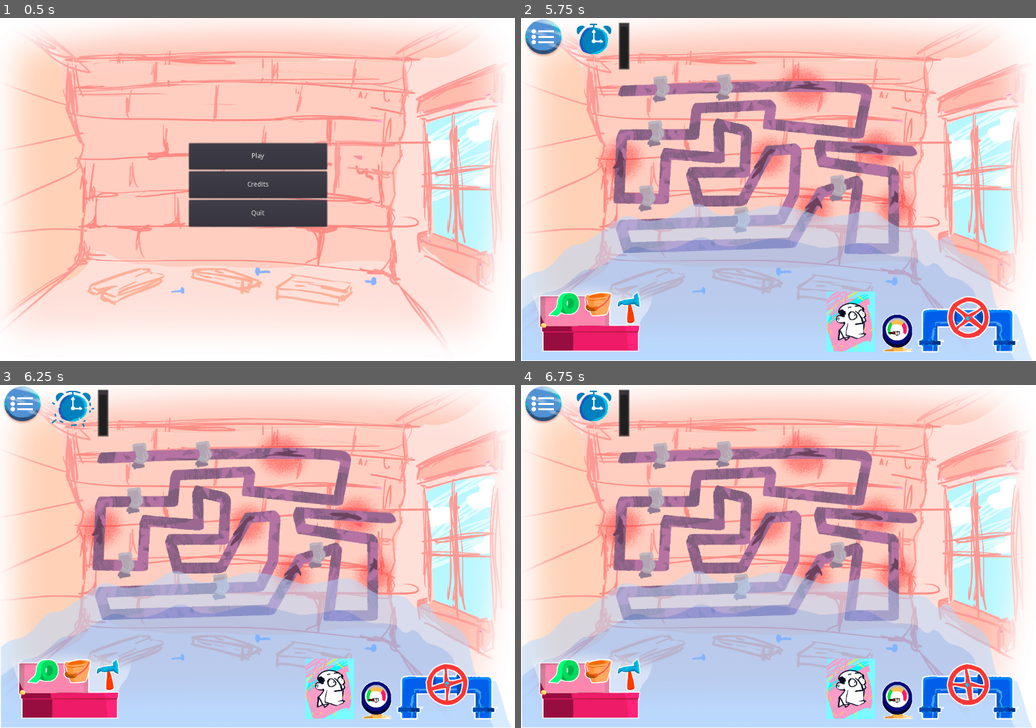
Above: before the commit, frames 1-4 (two rows, left to right).
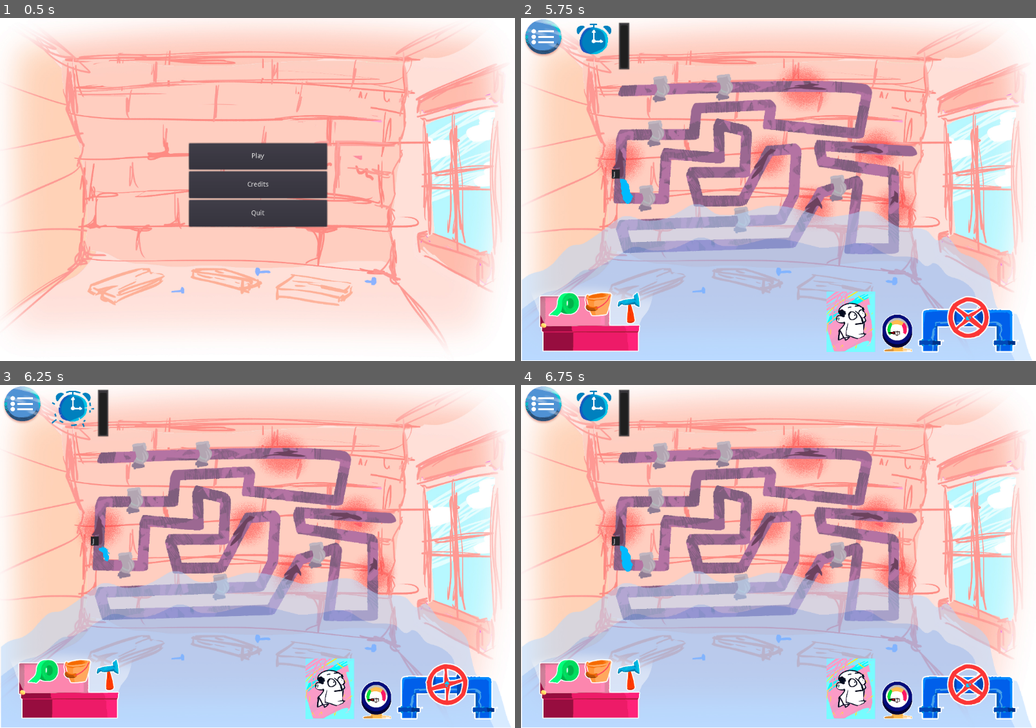
Above: after the commit, the same moments.

Repository: batomow/COMPILER
Game: Godot game, scene res://Main Scenes/MainMenu/MainMenu.tscn
Same seed, same stepped clock (60 frames per second), same inputs: the game is played once before the commit and once after it.
Inputs (mouse positions are in pixels of both pictures, inside the frame that each line leads up to):
- Up to frame 1 (0.5 s): no input
- Up to frame 2 (5.75 s): click "Play" at 0.5 s; click (541, 38) at 1.25 s; click (783, 165) at 2 s; click (541, 38) at 2.75 s; click (783, 165) at 3.5 s; click (541, 38) at 4.25 s; click (783, 165) at 5 s
- Up to frame 3 (6.25 s): tap Enter at 5.75 s; drag from (448, 683) to (309, 481) at 5.77 s
- Up to frame 4 (6.75 s): drag from (675, 573) to (752, 625) at 6.52 s

Frame 1 is identical in both runs. In frame 2, 0.2% of the frame differs, in the area x 17-73%, y 2-93%; in frame 3, 0.1%; in frame 4, 0.6%, in the area x 17-92%, y 2-94%.

Commit message:
Can now fix leaks with hammer

Diff:
--- a/Main Scenes/Game/Fuga.tscn
+++ b/Main Scenes/Game/Fuga.tscn
@@ -32,7 +32,10 @@
 "speed": 12.0
 } ]
 
-[node name="Node2D" type="Node2D"]
+[sub_resource type="CircleShape2D" id=3]
+radius = 15.372
+
+[node name="Node2D" type="Area2D"]
 script = ExtResource( 1 )
 
 [node name="Animations" type="Node2D" parent="."]
@@ -40,16 +43,15 @@
 [node name="Animation1" type="AnimatedSprite" parent="Animations"]
 visible = false
 scale = Vector2( 0.16, 0.16 )
-frames = SubResource( 2 )
+frames = SubResource( 1 )
 animation = "agua"
-frame = 5
+frame = 9
 playing = true
 centered = false
 
 [node name="Animation2" type="AnimatedSprite" parent="Animations"]
 scale = Vector2( 0.2, 0.21 )
-frames = SubResource( 3 )
-frame = 2
+frames = SubResource( 2 )
 playing = true
 centered = false
 
@@ -69,3 +71,6 @@
 margin_right = 4.5
 margin_bottom = 7.0
 text = "A"
+
+[node name="CollisionShape2D" type="CollisionShape2D" parent="."]
+shape = SubResource( 3 )
--- a/Main Scenes/Game/Game.tscn
+++ b/Main Scenes/Game/Game.tscn
@@ -1,97 +1,18 @@
 [gd_scene load_steps=11 format=2]
 
-[ext_resource path="res://Art/BG.jpg" type="Texture" id=1]
-[ext_resource path="res://Art/tuberia.png" type="Texture" id=2]
-[ext_resource path="res://Art/piso_agua.png" type="Texture" id=3]
-[ext_resource path="res://Main Scenes/Game/InGameMenu.tscn" type="PackedScene" id=4]
-[ext_resource path="res://Main Scenes/Game/RiskMeter.tscn" type="PackedScene" id=5]
-[ext_resource path="res://Main Scenes/Game/Valvula.tscn" type="PackedScene" id=6]
-[ext_resource path="res://Main Scenes/Game/Toolbox.tscn" type="PackedScene" id=7]
-[ext_resource path="res://Main Scenes/Game/CharacterFace.tscn" type="PackedScene" id=8]
-[ext_resource path="res://Main Scenes/Game/Reloj.tscn" type="PackedScene" id=9]
-
-[sub_resource type="GDScript" id=1]
-script/source = "extends Node2D
-
-onready var early_timer = $EarlyGame
-onready var mid_timer = $MidGame
-onready var late_timer = $LateGame
-onready var leak_timer = $Leak
-
-onready var base_fuga = preload(\"res://Main Scenes/Game/Fuga.tscn\")
-
-onready var points = ($Pipe/Line).points
-onready var points_size:int = points.size()
-onready var fuga_container = $FugaContainer
-
-var alphabet:Dictionary = {
-	65:\"A\", 66:\"B\", 67:\"C\", 68:\"D\", 69:\"E\", 70:\"F\",
-	71:\"G\", 72:\"H\", 73:\"I\", 74:\"J\", 75:\"K\", 76:\"L\",
-	77:\"M\", 78:\"N\", 79:\"O\", 80:\"P\", 81:\"Q\", 82:\"R\",
-	83:\"S\", 84:\"T\", 85:\"U\", 86:\"V\", 87:\"W\", 88:\"X\",
-	89:\"Y\", 90:\"Z\"
-}
-
-onready var letter_stack:Array = range(65,91)
-onready var position_stack:Array = range(0, points_size)
-
-var fugas_counter:int = 0
-var keys_to_press:Dictionary = {}
-
-var input_queue:Array = []
-
-func _unhandled_key_input(event:InputEventKey): #filter key presses
-	if (event.scancode in keys_to_press.keys()):
-		if (!event.echo):
-			input_queue.push_back(event)
-#			print(alphabet[event.scancode])
-
-# warning-ignore:unused_argument
-func _process(delta):
-	if GM.current_state == GM.game_states.PAUSED:
-		return
-	if !input_queue.empty(): #process key press or release
-		var event:InputEventKey = input_queue.front()
-		if (event.pressed):
-			keys_to_press[event.scancode].state = ((keys_to_press[event.scancode].state + 1) % 2)
-		input_queue.pop_front()
-
-func _ready():
-	randomize()
-	letter_stack.shuffle()
-	position_stack.shuffle()
-	early_timer.start()
-	leak_timer.wait_time = ( 5 - GM.DIFFICULTY/3) #DIFICULTY (0, 1, 2) EASY, NORMAL, HARD
-
-func _on_EarlyGame_timeout():
-	mid_timer.start()
-	_on_Leak_timeout()
-	leak_timer.start()
-
-func _on_MidGame_timeout():
-	late_timer.start()
-
-func _on_LateGame_timeout():
-	pass # Replace with function body.
-
-func _on_Leak_timeout():
-	if GM.current_state == GM.game_states.PAUSED:
-		return
-	if letter_stack.empty() or position_stack.empty():
-		return
-	var new_fuga = base_fuga.instance()
-	fuga_container.add_child(new_fuga)
-	new_fuga.position = points[position_stack.front()]
-	position_stack.pop_front()
-	new_fuga.letter = alphabet[letter_stack.front()]
-	keys_to_press[letter_stack.front()] = new_fuga
-	letter_stack.pop_front()
-	new_fuga.state = GM.EFUGA.SPAWN
-	new_fuga.name = new_fuga.letter
-	fugas_counter += 1"
+[ext_resource path="res://Scripts/Game.tres.gd" type="Script" id=1]
+[ext_resource path="res://Art/BG.jpg" type="Texture" id=2]
+[ext_resource path="res://Art/tuberia.png" type="Texture" id=3]
+[ext_resource path="res://Art/piso_agua.png" type="Texture" id=4]
+[ext_resource path="res://Main Scenes/Game/InGameMenu.tscn" type="PackedScene" id=5]
+[ext_resource path="res://Main Scenes/Game/RiskMeter.tscn" type="PackedScene" id=6]
+[ext_resource path="res://Main Scenes/Game/Valvula.tscn" type="PackedScene" id=7]
+[ext_resource path="res://Main Scenes/Game/Toolbox.tscn" type="PackedScene" id=8]
+[ext_resource path="res://Main Scenes/Game/CharacterFace.tscn" type="PackedScene" id=9]
+[ext_resource path="res://Main Scenes/Game/Reloj.tscn" type="PackedScene" id=10]
 
 [node name="Game" type="Node2D"]
-script = SubResource( 1 )
+script = ExtResource( 1 )
 
 [node name="Pipe" type="Node2D" parent="."]
 editor/display_folded = true
@@ -144,33 +65,33 @@
 
 [node name="Leak" type="Timer" parent="."]
 
-[node name="FugaContainer" type="Node2D" parent="."]
+[node name="InGameMenu" parent="." instance=ExtResource( 5 )]
 
-[node name="InGameMenu" parent="." instance=ExtResource( 4 )]
-
-[node name="RiskMeter" parent="." instance=ExtResource( 5 )]
+[node name="RiskMeter" parent="." instance=ExtResource( 6 )]
 margin_left = 755.06
 margin_top = 621.236
 margin_right = 755.06
 margin_bottom = 621.236
 rect_scale = Vector2( 0.25, 0.25 )
 
-[node name="Valvula" parent="." instance=ExtResource( 6 )]
+[node name="Valvula" parent="." instance=ExtResource( 7 )]
 position = Vector2( 937.08, 628.769 )
 
-[node name="Toolbox" parent="." instance=ExtResource( 7 )]
+[node name="Toolbox" parent="." instance=ExtResource( 8 )]
 
-[node name="CharacterFace" parent="." instance=ExtResource( 8 )]
+[node name="CharacterFace" parent="." instance=ExtResource( 9 )]
 margin_left = 640.0
 margin_top = 574.284
 margin_right = 640.0
 margin_bottom = 574.284
 
-[node name="Reloj" parent="." instance=ExtResource( 9 )]
+[node name="Reloj" parent="." instance=ExtResource( 10 )]
 margin_left = 104.132
 margin_top = -1.29236
 margin_right = 104.132
 margin_bottom = -1.29236
+
+[node name="FugaContainer" type="Node2D" parent="."]
 [connection signal="timeout" from="EarlyGame" to="." method="_on_EarlyGame_timeout"]
 [connection signal="timeout" from="MidGame" to="." method="_on_MidGame_timeout"]
 [connection signal="timeout" from="LateGame" to="." method="_on_LateGame_timeout"]
--- a/Main Scenes/Game/Toolbox.tscn
+++ b/Main Scenes/Game/Toolbox.tscn
@@ -10,6 +10,15 @@
 [ext_resource path="res://Animations/tape_runout.tres" type="Animation" id=8]
 [ext_resource path="res://Animations/cubeta_normal.tres" type="Animation" id=9]
 [ext_resource path="res://Animations/martillo_normal.tres" type="Animation" id=10]
+
+[sub_resource type="CircleShape2D" id=1]
+radius = 56.3999
+
+[sub_resource type="CircleShape2D" id=2]
+radius = 61.4064
+
+[sub_resource type="CircleShape2D" id=3]
+radius = 63.5305
 
 [node name="Toolbox" type="Control"]
 anchor_right = 1.0
@@ -37,7 +46,7 @@
 
 [node name="Tape" type="TextureRect" parent="HBoxContainer"]
 margin_right = 169.0
-margin_bottom = 260.0
+margin_bottom = 195.0
 texture = ExtResource( 2 )
 stretch_mode = 3
 
@@ -45,25 +54,43 @@
 anims/tape_normal = ExtResource( 7 )
 anims/tape_runout = ExtResource( 8 )
 
+[node name="Area2D" type="Area2D" parent="HBoxContainer/Tape"]
+position = Vector2( 147.242, 92.9899 )
+
+[node name="CollisionShape2D" type="CollisionShape2D" parent="HBoxContainer/Tape/Area2D"]
+shape = SubResource( 1 )
+
 [node name="Cubeta" type="TextureRect" parent="HBoxContainer"]
 margin_left = 189.0
 margin_right = 339.0
-margin_bottom = 260.0
+margin_bottom = 195.0
 texture = ExtResource( 4 )
 stretch_mode = 3
 
 [node name="CubetaAnim" type="AnimationPlayer" parent="HBoxContainer/Cubeta"]
 anims/cubeta_normal = ExtResource( 9 )
 
+[node name="AreaD2" type="Area2D" parent="HBoxContainer/Cubeta"]
+position = Vector2( 120.952, 121.271 )
+
+[node name="CollisionShape2D" type="CollisionShape2D" parent="HBoxContainer/Cubeta/AreaD2"]
+shape = SubResource( 2 )
+
 [node name="Martillo" type="TextureRect" parent="HBoxContainer"]
 margin_left = 359.0
 margin_right = 487.0
-margin_bottom = 260.0
+margin_bottom = 195.0
 texture = ExtResource( 5 )
 stretch_mode = 3
 
 [node name="MartilloAnim" type="AnimationPlayer" parent="HBoxContainer/Martillo"]
 anims/martillo_normal = ExtResource( 10 )
+
+[node name="Area2D" type="Area2D" parent="HBoxContainer/Martillo"]
+position = Vector2( 171.795, 109.438 )
+
+[node name="CollisionShape2D" type="CollisionShape2D" parent="HBoxContainer/Martillo/Area2D"]
+shape = SubResource( 3 )
 
 [node name="MouseHolder" type="Control" parent="."]
 margin_right = 40.0
@@ -71,3 +98,6 @@
 [connection signal="gui_input" from="HBoxContainer/Tape" to="." method="_on_Tape_gui_input"]
 [connection signal="gui_input" from="HBoxContainer/Cubeta" to="." method="_on_Cubeta_gui_input"]
 [connection signal="gui_input" from="HBoxContainer/Martillo" to="." method="_on_Martillo_gui_input"]
+[connection signal="animation_finished" from="HBoxContainer/Martillo/MartilloAnim" to="." method="_on_MartilloAnim_animation_finished"]
+[connection signal="area_entered" from="HBoxContainer/Martillo/Area2D" to="." method="_on_Area2D_area_entered"]
+[connection signal="area_exited" from="HBoxContainer/Martillo/Area2D" to="." method="_on_Area2D_area_exited"]
--- a/Main Scenes/Global/GameManager.tscn
+++ b/Main Scenes/Global/GameManager.tscn
@@ -25,6 +25,7 @@
 
 var reloj:Reloj
 var toolbox:ToolBox
+var game_root:Game_Root
 
 func _process(delta):
 	flood_level = clamp(flood_level + (big_leaks * BIG_LEAK + small_leaks * SMALL_LEAK - emptying_velocity * EMPTYING_AMOUNT) * delta, 0, INF)
@@ -38,8 +39,9 @@
 # warning-ignore:narrowing_conversion
 	small_leaks = clamp(small_leaks - 1, 0, INF)
 
-func delete_leak():
+func delete_leak(leak):
 	big_leaks -= 1
+	game_root.delete_fuga(leak)
 
 func _state_check(value):
 	current_state = value
@@ -52,4 +54,4 @@
 
 [node name="GameManager" type="Node"]
 script = SubResource( 1 )
-DIFFICULTY = 3
+DIFFICULTY = 9
--- a/Scripts/Fuga.tres.gd
+++ b/Scripts/Fuga.tres.gd
@@ -7,6 +7,9 @@
 
 var letter:String setget _set_letter
 var state:int setget _set_anim
+
+var ascii_letter:int
+var pos_index:int
 
 func _ready():
 	anim = get_node("Animations").get_children()
@@ -27,4 +30,5 @@
 		anim[1].visible = true
 		GM.change_to_small_leak()
 	elif value == GM.EFUGA.PATCH:
-		GM.delete_leaK()
+		#play some animation
+		GM.delete_leak(self)
--- /dev/null
+++ b/Scripts/Game.tres.gd
@@ -0,0 +1,88 @@
+extends Node2D
+
+class_name Game_Root
+
+onready var early_timer = $EarlyGame
+onready var mid_timer = $MidGame
+onready var late_timer = $LateGame
+onready var leak_timer = $Leak
+
+onready var base_fuga = preload("res://Main Scenes/Game/Fuga.tscn")
+
+onready var points = ($Pipe/Line).points
+onready var points_size:int = points.size()
+onready var fuga_container = $FugaContainer
+
+var alphabet:Dictionary = {
+	65:"A", 66:"B", 67:"C", 68:"D", 69:"E", 70:"F",
+	71:"G", 72:"H", 73:"I", 74:"J", 75:"K", 76:"L",
+	77:"M", 78:"N", 79:"O", 80:"P", 81:"Q", 82:"R",
+	83:"S", 84:"T", 85:"U", 86:"V", 87:"W", 88:"X",
+	89:"Y", 90:"Z"
+}
+
+onready var letter_stack:Array = range(65,91)
+onready var position_stack:Array = range(0, points_size)
+
+var fugas_counter:int = 0
+var keys_to_press:Dictionary = {}
+
+var input_queue:Array = []
+
+func _unhandled_key_input(event:InputEventKey): #filter key presses
+	if (event.scancode in keys_to_press.keys()):
+		if (!event.echo):
+			input_queue.push_back(event)
+#			print(alphabet[event.scancode])
+
+# warning-ignore:unused_argument
+func _process(delta):
+	if GM.current_state == GM.game_states.PAUSED:
+		return
+	if !input_queue.empty(): #process key press or release
+		var event:InputEventKey = input_queue.front()
+		if (event.pressed):
+			keys_to_press[event.scancode].state = ((keys_to_press[event.scancode].state + 1) % 2)
+		input_queue.pop_front()
+
+func _ready():
+	GM.game_root = self
+	randomize()
+	letter_stack.shuffle()
+	position_stack.shuffle()
+	early_timer.start()
+	leak_timer.wait_time = ( 5 - GM.DIFFICULTY/3) #DIFICULTY (0, 1, 2) EASY, NORMAL, HARD
+
+func _on_EarlyGame_timeout():
+	mid_timer.start()
+	_on_Leak_timeout()
+	leak_timer.start()
+
+func _on_MidGame_timeout():
+	late_timer.start()
+
+func _on_LateGame_timeout():
+	pass # Replace with function body.
+
+func _on_Leak_timeout():
+	if GM.current_state == GM.game_states.PAUSED:
+		return
+	if letter_stack.empty() or position_stack.empty():
+		return
+	var new_fuga = base_fuga.instance()
+	fuga_container.add_child(new_fuga)
+	new_fuga.position = points[position_stack.front()]
+	new_fuga.pos_index = position_stack.front()
+	position_stack.pop_front()
+	new_fuga.letter = alphabet[letter_stack.front()]
+	new_fuga.ascii_letter = letter_stack.front()
+	keys_to_press[letter_stack.front()] = new_fuga
+	letter_stack.pop_front()
+	new_fuga.state = GM.EFUGA.SPAWN
+	new_fuga.name = new_fuga.letter
+	fugas_counter += 1
+
+func delete_fuga(fuga):
+	letter_stack.push_back(fuga.ascii_letter)
+	position_stack.push_back(fuga.pos_index)
+	fuga.queue_free()
--- a/Scripts/Toolbox.tres.gd
+++ b/Scripts/Toolbox.tres.gd
@@ -25,6 +25,8 @@
 var _cubeta_flag := false
 var _martillo_flag := false
 var _has_object := false
+var _fuga_targeted := false
+var _fuga_target
 
 func _ready():
 	GM.toolbox = self
@@ -44,7 +46,7 @@
 		elif _cubeta_flag:
 			Cubeta.rect_position = (get_global_mouse_position() - Vector2(122, 97) * 0.4) * 2.5
 		elif _martillo_flag:
-			Martillo.rect_position = (get_global_mouse_position() - Vector2(122, 97) * 0.4) * 2.5
+			Martillo.rect_position = (get_global_mouse_position() - Vector2(150, 150) * 0.4) * 2.5
 
 	if _has_object and Input.is_action_just_pressed("right_mouse_button"):
 		if _tape_flag:
@@ -106,3 +108,15 @@
 		Holder.add_child(Martillo)
 		_martillo_flag = true
 		_has_object = true
+
+
+func _on_Area2D_area_entered(area): #hammer
+	_fuga_targeted = true
+	_fuga_target = area
+
+func _on_Area2D_area_exited(area): #hammer
+	_fuga_targeted = false
+
+func _on_MartilloAnim_animation_finished(anim_name):
+	if _fuga_targeted and _fuga_target.state == 0:
+		_fuga_target.state = 2
--- a/project.godot
+++ b/project.godot
@@ -13,6 +13,11 @@
 "class": "Fuga",
 "language": "GDScript",
 "path": "res://Scripts/Fuga.tres.gd"
+}, {
+"base": "Node2D",
+"class": "Game_Root",
+"language": "GDScript",
+"path": "res://Scripts/Game.tres.gd"
 }, {
 "base": "Control",
 "class": "Reloj",
@@ -31,6 +36,7 @@
 } ]
 _global_script_class_icons={
 "Fuga": "",
+"Game_Root": "",
 "Reloj": "",
 "ToolBox": "",
 "Valvula": ""
Not shown: 3 places in Main Scenes/Game/Fuga.tscn that only renumber resources
Not shown: 3 places in Main Scenes/Game/Game.tscn that only renumber resources
Not shown: 1 places in Main Scenes/Game/Toolbox.tscn that only renumber resources
